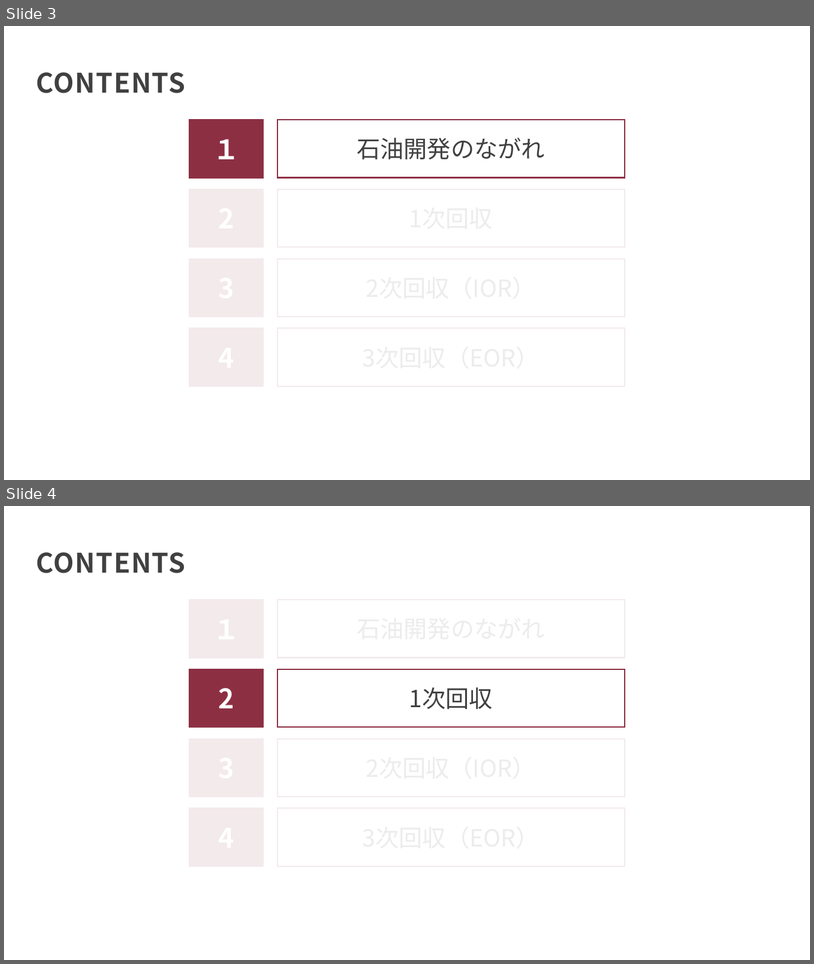
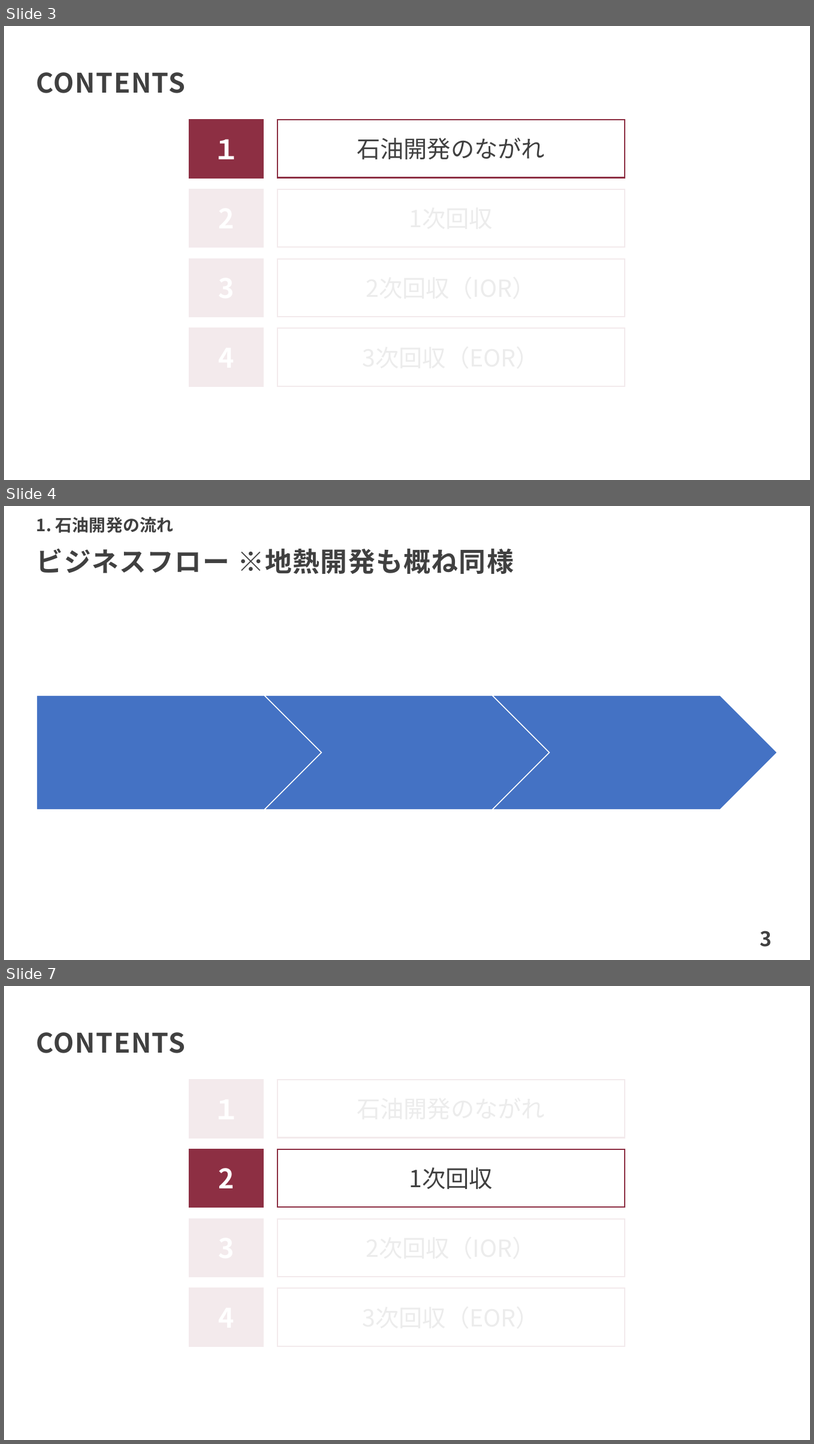
Before and after one commit to te288/intro_to_NA2022, a slide deck: Intro2ResSim/OilDevelopment.pptx. Shown one above the other, each under a label of ours: slides 3 and 4 before the commit, slides 3, 4 and 7 after it; the slides between them are not shown. The pictures are 814x964 and 814x1444 pixels, drawn with LibreOffice and Linux fonts; fonts in the diff are those of the drawing. Boxes give left, top, right and bottom in pixels: in the first picture for what was removed or moved away, otherwise in the second. Text is boxed around its words. In the diff, an @@ line names an element or a change of style, - is before the commit and + after.

```diff
--- a/Intro2ResSim/OilDevelopment.pptx
+++ b/Intro2ResSim/OilDevelopment.pptx
@@ slide 4 added at (4,506,810,960), background #FFFFFF @@
@@ text added at (36,517,173,533), 20 pt, text #404040, bold @@
+1. 石油開発の流れ
@@ title added at (36,549,514,574), 32 pt, text #404040, bold @@
+ビジネスフロー ※地熱開発も概ね同様
@@ pentagon arrow added at (36,696,321,810), fill #4472C4, outline #FFFFFF 1 pt @@
@@ chevron added at (265,696,549,810), fill #4472C4, outline #FFFFFF 1 pt @@
@@ chevron added at (493,696,778,810), fill #4472C4, outline #FFFFFF 1 pt @@
@@ page number added at (760,930,772,946), 24 pt, text #404040, bold @@
+3
@@ what was slide 4 is now slide 7 @@
```
Also in this commit, not shown: 2 other slides added, 10 other files.
